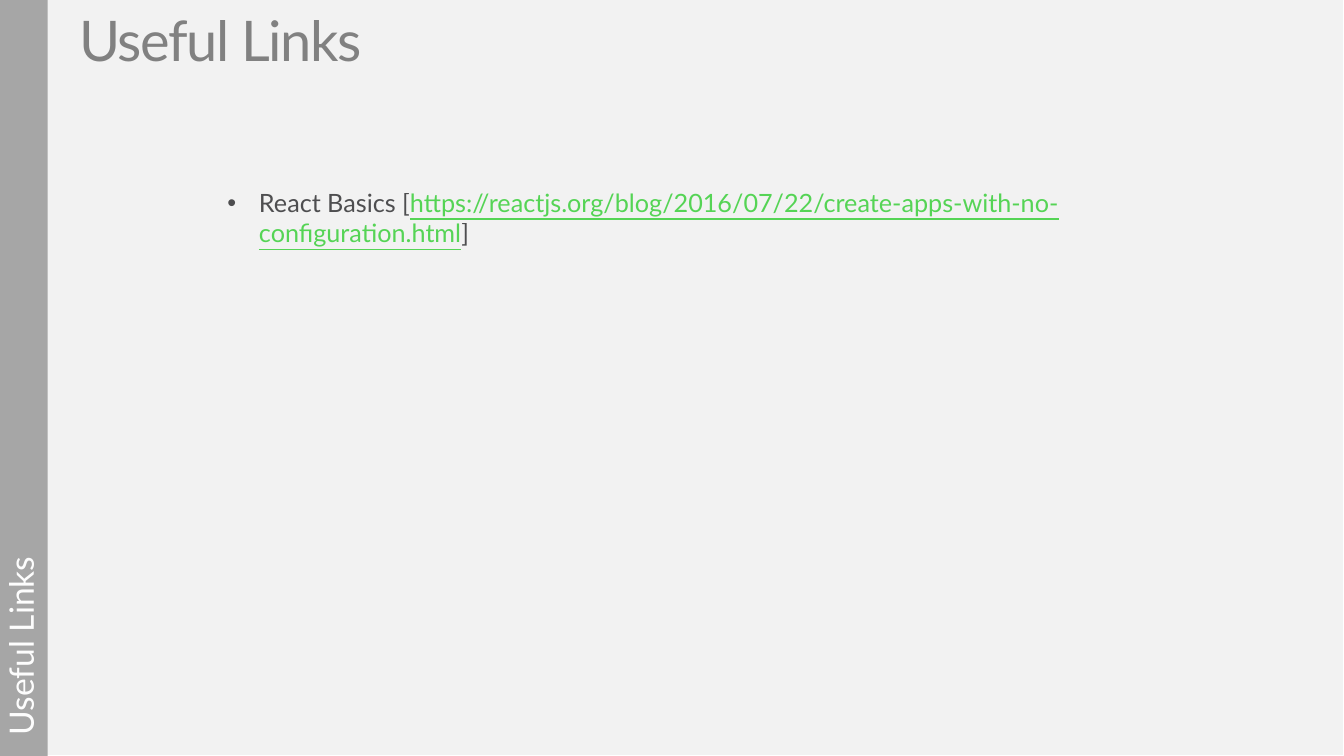
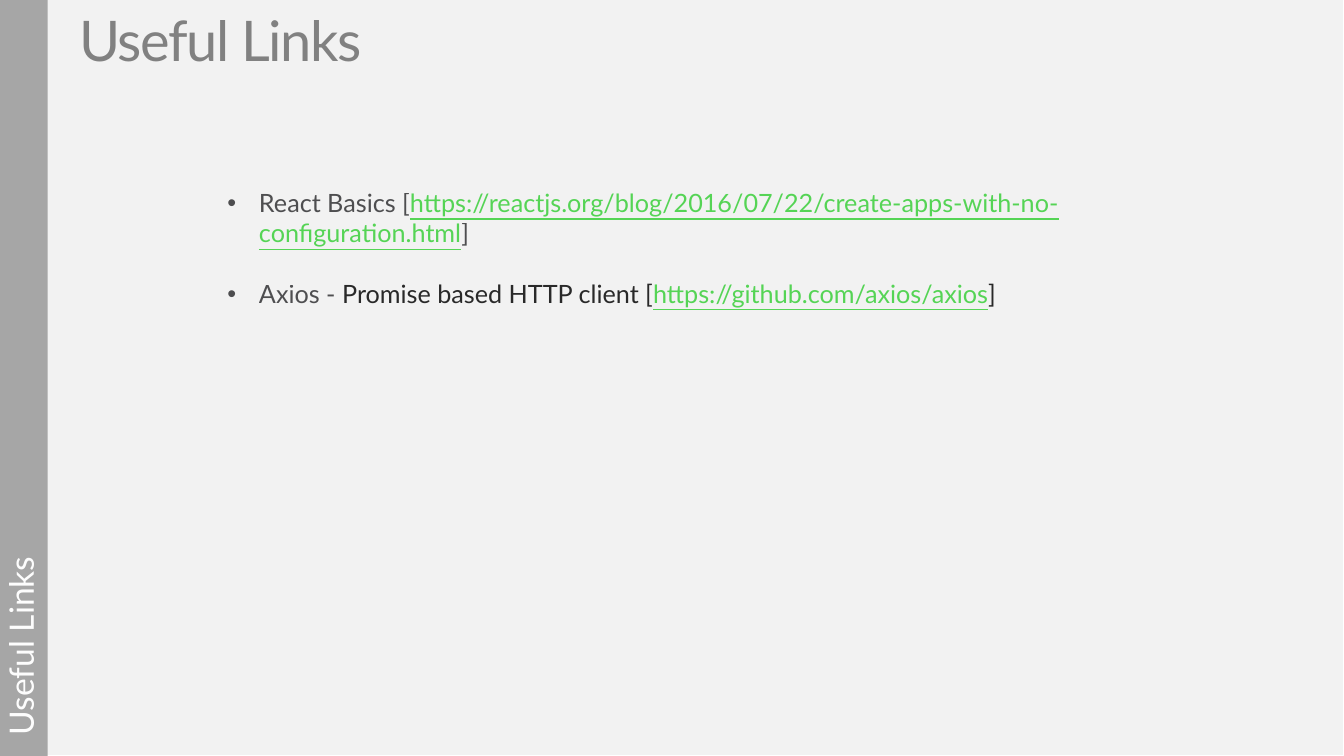
Before and after one commit to sacardonaur/psl-praxis, a slide deck: slide 15 of presentation/PSL_Praxis_frontend_2017.pptx (slide 13 before the commit). Drawn at 1344x756 pixels with LibreOffice and Linux fonts; fonts in the diff are those of the drawing; background and template pictures are left out. Boxes give left, top, right and bottom in pixels: in the first picture for what was removed or moved away, otherwise in the second. Text is boxed around its words. In the diff, an @@ line names an element or a change of style, - is before the commit and + after.

```diff
--- a/presentation/PSL_Praxis_frontend_2017.pptx
+++ b/presentation/PSL_Praxis_frontend_2017.pptx
@@ text at (259,283,996,308): paragraph added @@
+• Axios - Promise based HTTP client [https://github.com/axios/axios]
```
Also in this commit, not shown: 1 other slide changed, 2 slides added, 1 other file.
